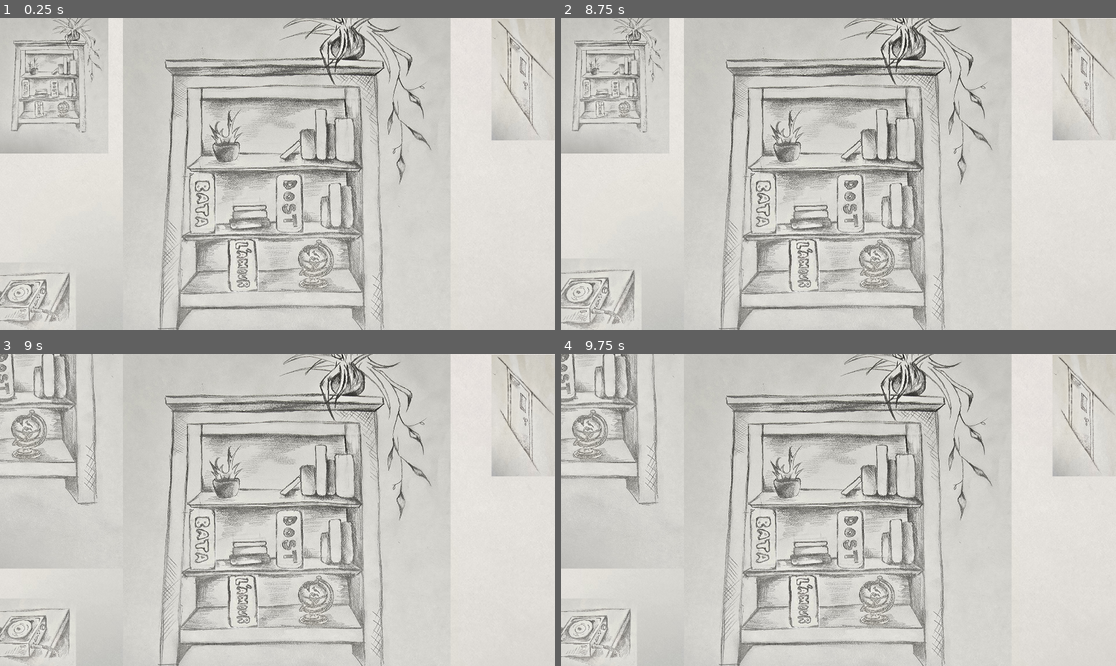
Above: before the commit, frames 1-4 (two rows, left to right).
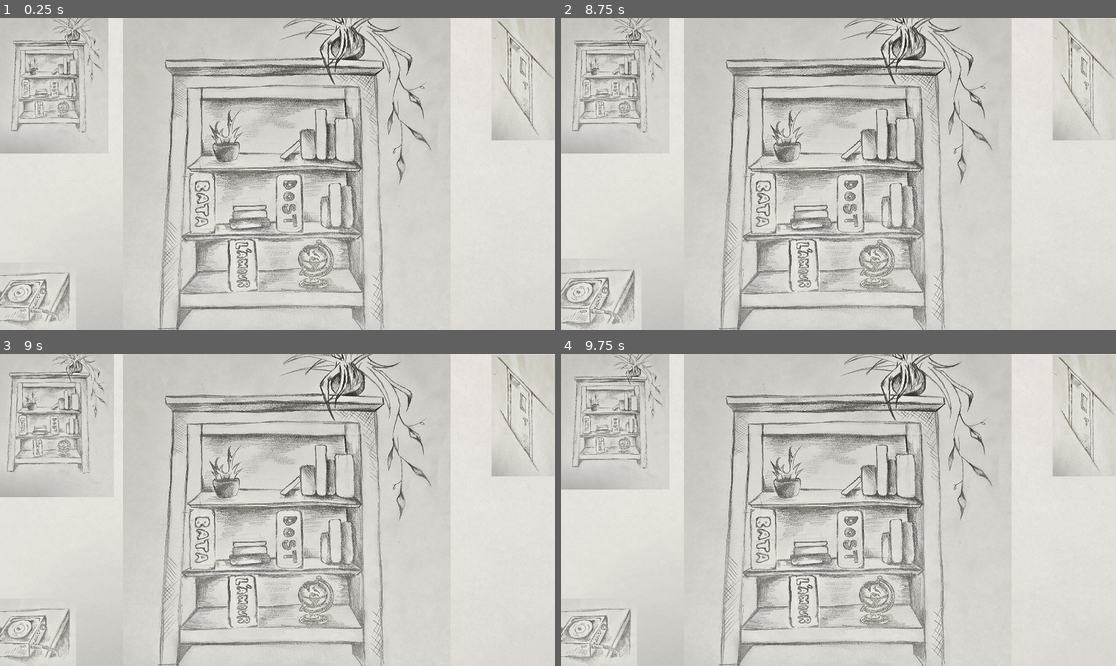
Above: after the commit, the same moments.

Repository: spint213/MRUhacks-2026
Game: Godot game, scene res://main.tscn
Same seed, same stepped clock (60 frames per second), same inputs: the game is played once before the commit and once after it.
Inputs (mouse positions are in pixels of both pictures, inside the frame that each line leads up to):
- Up to frame 1 (0.25 s): no input
- Up to frame 2 (8.75 s): tap Enter (ui_accept) at 0.5, 0.77, 1.25, 1.52, 6.5, 8, 8.27 s; move the mouse to (1088, 80) at 0.52 s; press the mouse at (1088, 80) at 0.53 s; move the mouse to (827, 77) at 1.27 s; release the mouse at (827, 77) at 1.28 s; click (827, 77) at 1.35 s; click "[" at 2 s; click "c" at 2.75 s; click "[" at 3.5 s; click "c" at 4.25 s; click "[" at 5 s; click "c" at 5.75 s; move the mouse to (1077, 295) at 6.52 s; press the mouse at (1077, 295) at 6.53 s; release the mouse at (1077, 295) at 7.25 s; click "X" at 7.25 s; move the mouse to (594, 298) at 8.02 s; click (594, 298) at 8.1 s
- Up to frame 3 (9 s): tap Enter (ui_accept) at 8.75 s; move the mouse to (55, 419) at 8.77 s; press the mouse at (55, 419) at 8.78 s
- Up to frame 4 (9.75 s): tap Enter (ui_accept) at 9.02, 9.5 s; move the mouse to (838, 612) at 9.52 s; release the mouse at (838, 612) at 9.53 s; click (838, 612) at 9.6 s

Frames 1-2 are identical in both runs. In frame 3, 5.3% of the frame differs, in the area x 0-23%, y 0-69%; in frame 4, 5.1%.

Commit message:
clean up bookshelf popup

Diff:
--- a/main.tscn
+++ b/main.tscn
@@ -20,17 +20,6 @@
 [ext_resource type="PackedScene" uid="uid://bh853jmx6sd1b" path="res://bata.tscn" id="18_82xsv"]
 
 [sub_resource type="CompressedTexture2D" id="CompressedTexture2D_074og"]
-
-[sub_resource type="GDScript" id="GDScript_vivmo"]
-script/source = "extends Control
-
-
-func _ready() -> void:
-	SignalBus.bookshelf_click.connect(show)
-
-func _on_exit_button_pressed() -> void:
-	hide()
-"
 
 [node name="Main" type="Node2D" unique_id=1618137500]
 script = ExtResource("1_0xm2m")
@@ -95,10 +84,6 @@
 [node name="MirrorPopup" parent="." unique_id=881287159 instance=ExtResource("8_kek77")]
 visible = false
 
-[node name="BookshelfPopup" parent="." unique_id=2038206044 instance=ExtResource("9_kek77")]
-visible = false
-script = SubResource("GDScript_vivmo")
-
 [node name="DialogueBox" parent="." unique_id=489944854 instance=ExtResource("10_4c57u")]
 visible = false
 anchors_preset = 12
@@ -109,25 +94,25 @@
 offset_bottom = 600.0
 grow_vertical = 0
 
-[node name="BlankBackground" type="Sprite2D" parent="." unique_id=397736482]
-z_index = -999
-position = Vector2(1192, 932)
-texture = ExtResource("15_vivmo")
-
-[node name="BookshelfPopup2" parent="." unique_id=1559666962 instance=ExtResource("9_kek77")]
+[node name="BookshelfPopup" parent="." unique_id=1559666962 instance=ExtResource("9_kek77")]
 offset_left = 992.0
 offset_top = 574.0
 offset_right = 992.0
 offset_bottom = 574.0
 
-[node name="Dost" parent="." unique_id=433865767 instance=ExtResource("16_074og")]
-position = Vector2(1001, 638)
+[node name="L\'amour" parent="BookshelfPopup" unique_id=544394480 instance=ExtResource("17_cegan")]
+position = Vector2(-152, 282)
 scale = Vector2(0.7, 0.7)
 
-[node name="L\'amour" parent="." unique_id=544394480 instance=ExtResource("17_cegan")]
-position = Vector2(840, 856)
+[node name="Bata" parent="BookshelfPopup" unique_id=603445453 instance=ExtResource("18_82xsv")]
+position = Vector2(-293, 64)
 scale = Vector2(0.7, 0.7)
 
-[node name="Bata" parent="." unique_id=603445453 instance=ExtResource("18_82xsv")]
-position = Vector2(699, 638)
+[node name="Dost" parent="BookshelfPopup" unique_id=433865767 instance=ExtResource("16_074og")]
+position = Vector2(9, 64)
 scale = Vector2(0.7, 0.7)
+
+[node name="BlankBackground" type="Sprite2D" parent="." unique_id=397736482]
+z_index = -999
+position = Vector2(1192, 932)
+texture = ExtResource("15_vivmo")
